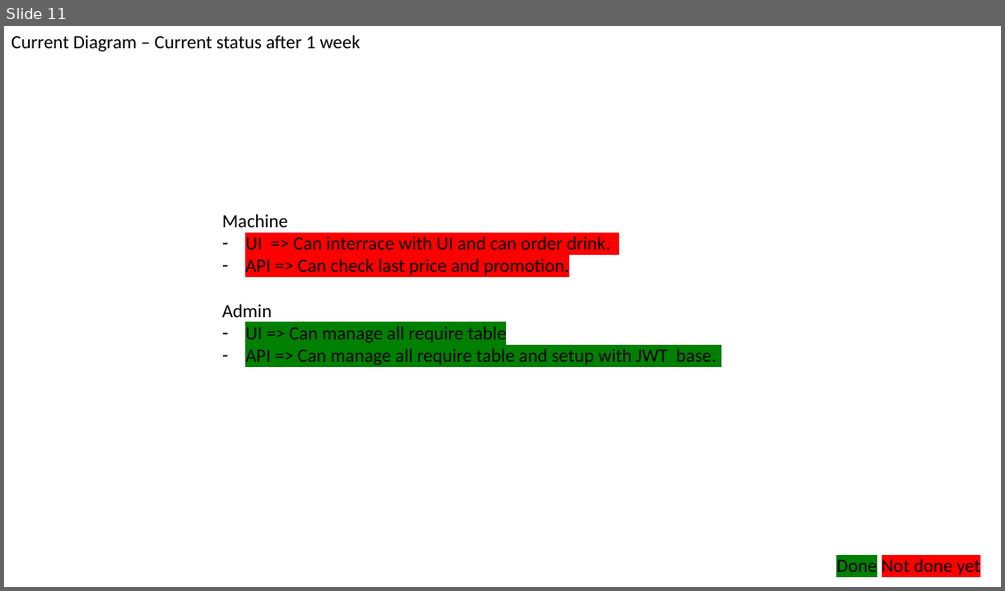
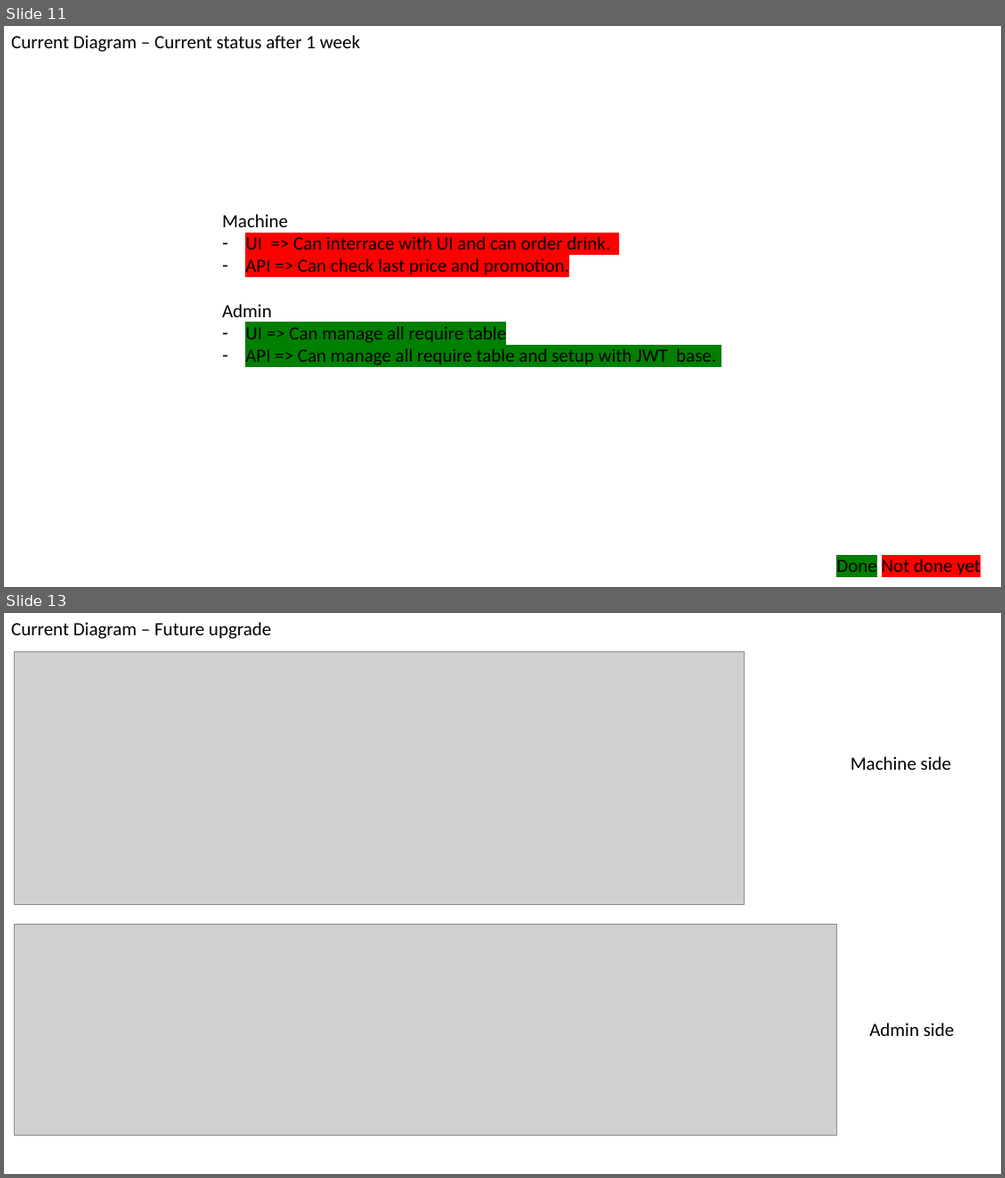
Before and after one commit to iboommm/drinking-machine, a slide deck: Diagram.pptx. Shown one above the other, each under a label of ours: slide 11 before the commit, slides 11 and 13 after it; the slides between them are not shown. The pictures are 1005x591 and 1005x1178 pixels, drawn with LibreOffice and Linux fonts; fonts in the diff are those of the drawing; grey boxes stand for pictures. Boxes give left, top, right and bottom in pixels: in the first picture for what was removed or moved away, otherwise in the second. Text is boxed around its words. In the diff, an @@ line names an element or a change of style, - is before the commit and + after.

Commit message:
update diagram

```diff
--- a/Diagram.pptx
+++ b/Diagram.pptx
@@ slide 13 added at (4,613,1001,1174), background #FFFFFF @@
@@ text added at (11,622,271,639), 18 pt, text #000000 @@
+Current Diagram – Future upgrade
@@ picture added at (15,652,744,905) @@
@@ text added at (850,756,951,770), 18 pt, text #000000 @@
+Machine side
@@ picture added at (15,925,837,1135) @@
@@ text added at (869,1022,954,1036), 18 pt, text #000000 @@
+Admin side
```
Also in this commit, not shown: 1 other slide added.
